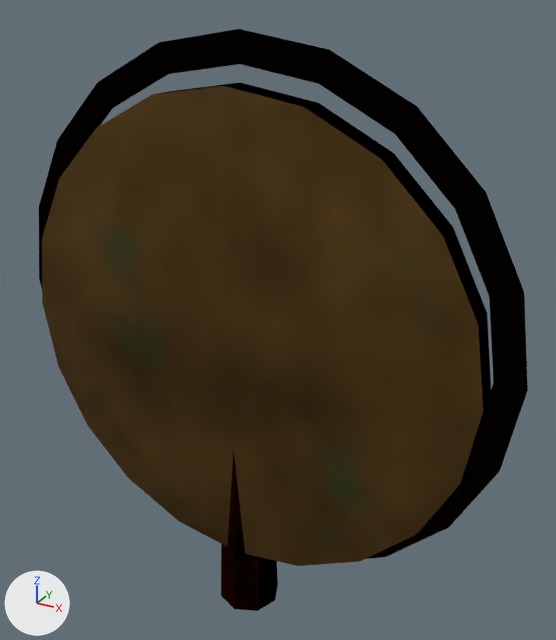
An edit to the Blender file blender_src/props/bronze_mirror.blend, drawn before and after from the same camera.
The view is the same before and after, from a camera (50 mm lens) standing at (0.193, -0.314, 0.172) and looking at (0.011, 0.015, 0.008). Arrows for +X, +Y and +Z are at lower left; the lights stay in place. The older version comes first.

The first picture shows 'Disc', 'Handle', 'Rim'.
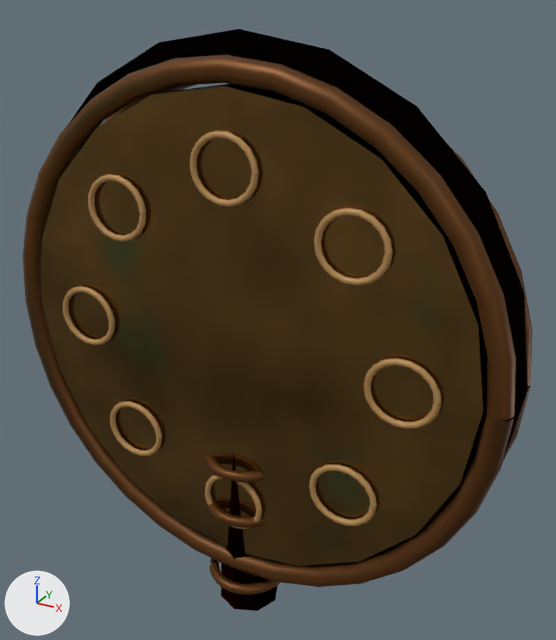
Where the change shows, as pixel boxes (x1, y1, x2, y2) in the pictures (556 x 640 px):
'Art_OxidizedBrass', added: after (23, 55, 533, 595)
'Art_OldGoldThread', added: after (63, 130, 441, 529)

Edits to the bpy script that builds the scene:
```text
Add img_t_bronze_001:
    img_t_bronze_001 = load_image('t_bronze.001', '_unpacked/t_bronze.001', 256, 256, 'sRGB')
Add mat_oldgoldthread:
    mat_oldgoldthread = principled_material('OldGoldThread')
    mat_oldgoldthread.base_color = (0.48, 0.27, 0.095)  # orange #b88e57
    mat_oldgoldthread.metallic = 0.23
    mat_oldgoldthread.roughness = 0.58
Add mat_oxidizedbrass:
    mat_oxidizedbrass = bpy.data.materials.new('OxidizedBrass')
    # colours: beige #d6af81
    # uses the picture img_t_bronze_001
Add me_art_oldgoldthread:
    me_art_oldgoldthread.from_pydata(...)  # 1064 vertices, 1728 faces; spans x -0.112..0.112, y -0.018..-0.014, z -0.111..0.111
    me_art_oldgoldthread.materials.append(mat_oldgoldthread)  # orange #b88e57
Add me_art_oxidizedbrass:
    me_art_oxidizedbrass.from_pydata(...)  # 1485 vertices, 2560 faces; spans x -0.143..0.143, y -0.024..0.026, z -0.153..0.143
    me_art_oxidizedbrass.materials.append(mat_oxidizedbrass)
Add ob_art_oldgoldthread:
    ob_art_oldgoldthread = bpy.data.objects.new('Art_OldGoldThread', me_art_oldgoldthread)
    ob_art_oldgoldthread.parent = ob_bronze_mirror
    ob_art_oldgoldthread.location = (0.0, 0.0, 0.0)
Add ob_art_oxidizedbrass:
    ob_art_oxidizedbrass = bpy.data.objects.new('Art_OxidizedBrass', me_art_oxidizedbrass)
    ob_art_oxidizedbrass.parent = ob_bronze_mirror
    ob_art_oxidizedbrass.location = (0.0, 0.0, 0.0)
```
